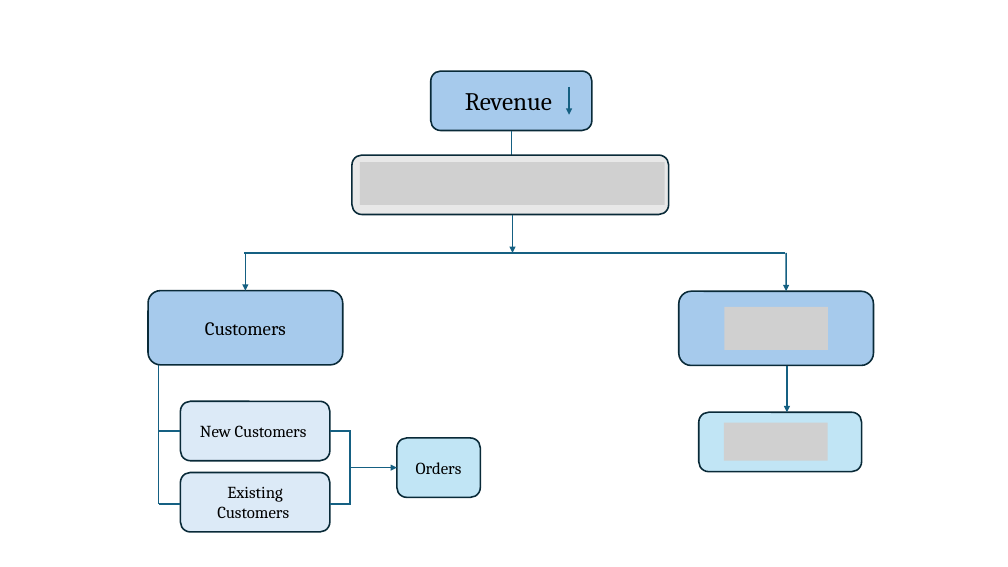
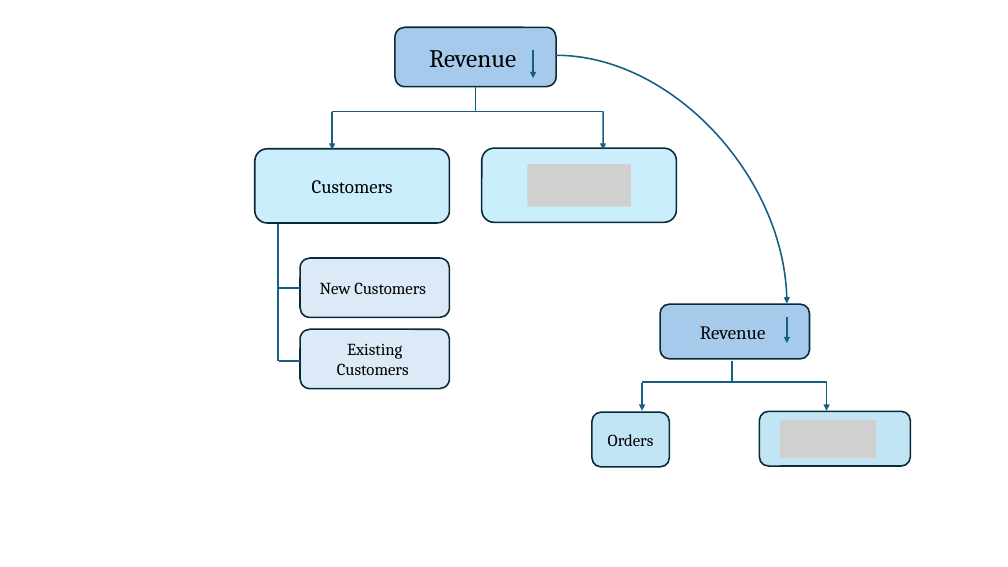
Before and after one commit to guillerminabasso/SQL_Sales_Analysis, a slide deck: slide 1 of Presentation/analysis_approach.pptx. Drawn at 1008x567 pixels with LibreOffice and Linux fonts; fonts in the diff are those of the drawing; grey boxes stand for pictures. Boxes give left, top, right and bottom in pixels: in the first picture for what was removed or moved away, otherwise in the second. Text is boxed around its words. In the diff, an @@ line names an element or a change of style, - is before the commit and + after.

```diff
--- a/Presentation/analysis_approach.pptx
+++ b/Presentation/analysis_approach.pptx
@@ rounded rectangle "Revenue": place and size @@
-rounded rectangle "Revenue" at (431,71,592,131)
+rounded rectangle "Revenue" at (395,27,556,87)
@@ arrow added from (533, 50) to (533, 78), #156082 1.5 pt @@
@@ curved arrow added from (557, 55) to (787, 303), #156082 1.5 pt @@
@@ line moved from (511, 131) - (511, 155) to (476, 87) - (476, 111) @@
@@ arrow moved from (246, 253) - (246, 290) to (332, 112) - (332, 150) @@
@@ line moved from (244, 253) - (786, 253) to (332, 111) - (603, 111) @@
@@ arrow moved from (786, 253) - (786, 291) to (603, 111) - (603, 150) @@
@@ rounded rectangle "Customers": place and size @@
-rounded rectangle "Customers" at (148,290,343,364)
+rounded rectangle "Customers" at (255,149,450,223)
@@ rounded rectangle "Customers" at (255,149,450,223): fill #A6CAEC to #CAEEFB @@
@@ rounded rectangle at (482,148,677,222): fill #A6CAEC to #CAEEFB @@
@@ rounded rectangle: place and size @@
-rounded rectangle at (679,291,874,365)
+rounded rectangle at (482,148,677,222)
@@ rounded rectangle removed at (352,155,669,215) @@
@@ picture removed at (360,162,665,205) @@
@@ picture added at (527,164,631,207) @@
@@ arrow removed from (513, 216) to (513, 253) @@
@@ 3 lines, 2 rounded rectangles: place and size @@
-3 lines, 2 rounded rectangles at (158,365,330,532)
+3 lines, 2 rounded rectangles at (278,222,450,389)
@@ rounded rectangle added at (660,304,810,358), fill #A6CAEC, outline #092A39 1.5 pt, 18 pt, text #000000 @@
+Revenue
@@ picture removed at (724,307,828,350) @@
@@ arrow moved from (569, 87) - (569, 115) to (787, 318) - (787, 343) @@
@@ line added from (642, 383) to (827, 383), #156082 1.5 pt @@
@@ arrow added from (642, 383) to (642, 411), #156082 1.5 pt @@
@@ line added from (732, 361) to (732, 383), #156082 1.5 pt @@
@@ arrow moved from (787, 367) - (787, 412) to (827, 383) - (827, 411) @@
@@ rounded rectangle "Orders": place and size @@
-rounded rectangle "Orders" at (397,438,480,498)
+rounded rectangle "Orders" at (592,412,669,467)
@@ rounded rectangle: place and size @@
-rounded rectangle at (699,412,861,472)
+rounded rectangle at (759,411,910,466)
@@ line removed from (330, 431) to (352, 431) @@
@@ line removed from (350, 431) to (350, 504) @@
@@ picture: place and size @@
-picture at (724,423,828,461)
+picture at (780,420,876,458)
@@ arrow removed from (352, 468) to (397, 468) @@
@@ line removed from (330, 504) to (352, 504) @@
```
Also in this commit, not shown: 22 other files.
